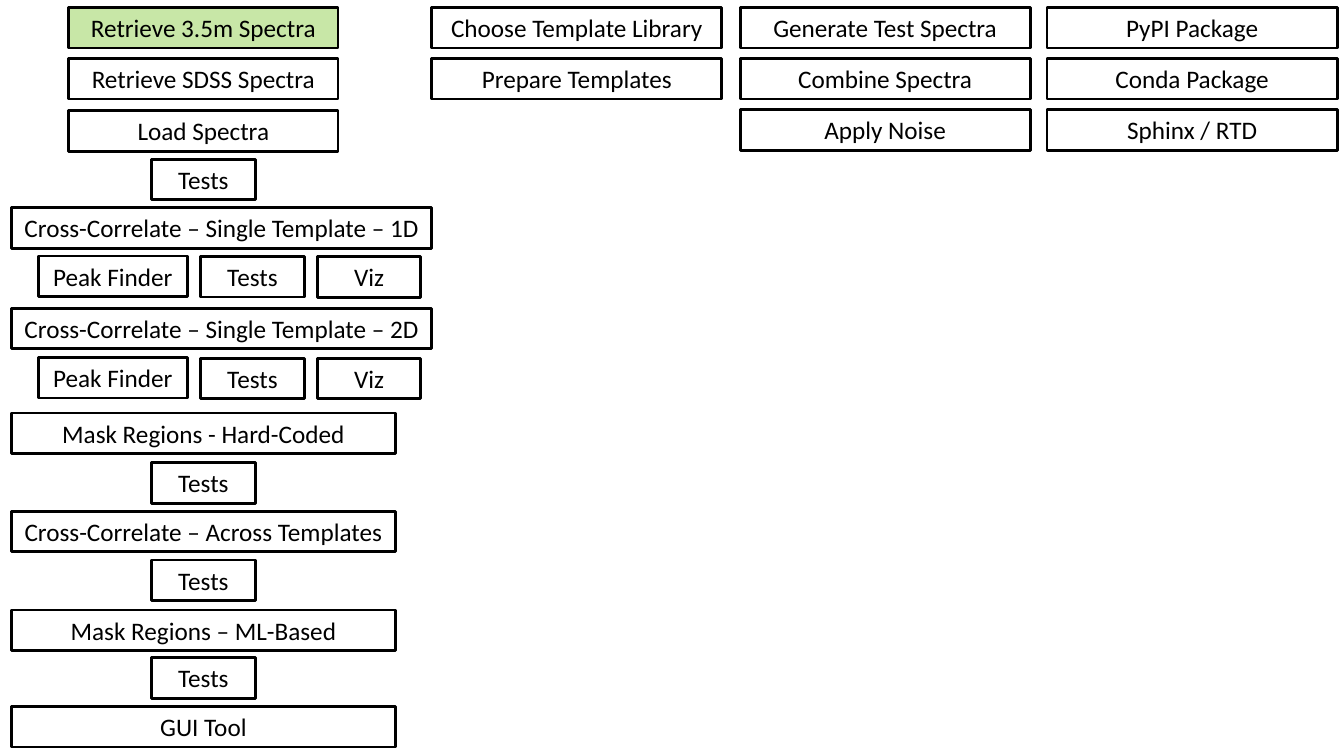
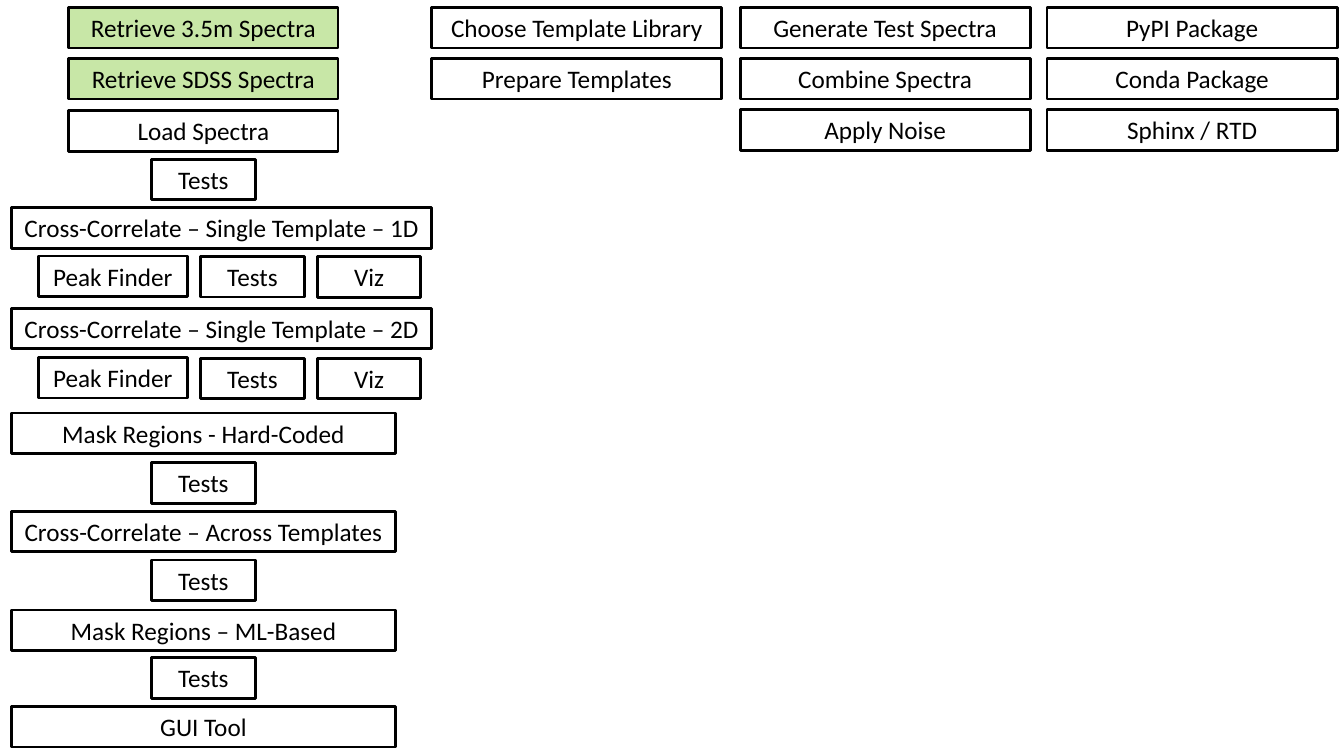
Before and after one commit to scfleming/pytodcor, a slide deck: slide 1 of design/components.pptx. Drawn at 1344x756 pixels with LibreOffice and Linux fonts; fonts in the diff are those of the drawing. Boxes give left, top, right and bottom in pixels: in the first picture for what was removed or moved away, otherwise in the second. Text is boxed around its words. In the diff, an @@ line names an element or a change of style, - is before the commit and + after.

Commit message:
intermediate check in, starts on logging and spectral loaders

```diff
--- a/design/components.pptx
+++ b/design/components.pptx
@@ rectangle "Retrieve SDSS Spectra" at (69,58,338,99): fill none to #92D050 at 50% opacity @@
```
Also in this commit, not shown: 6 other files.
